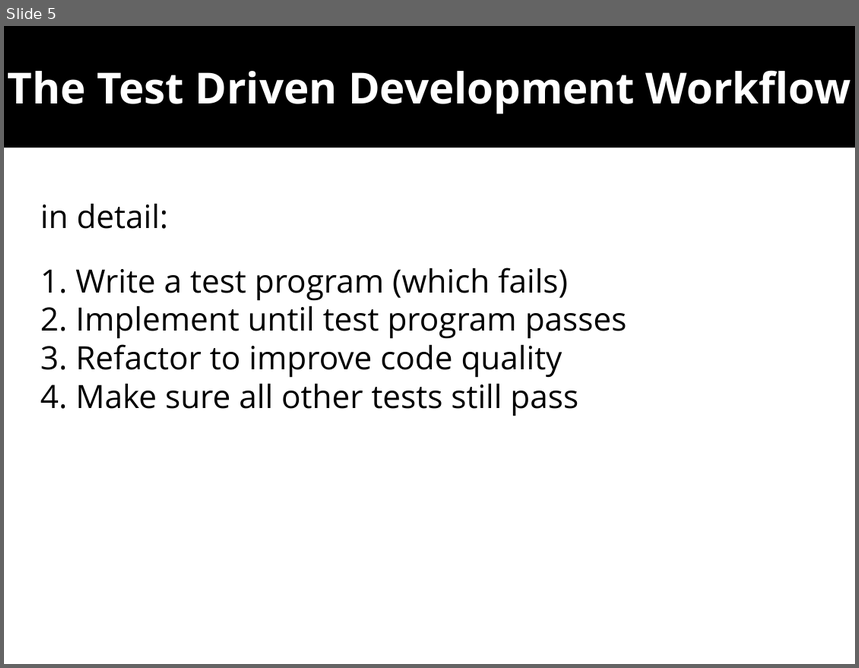
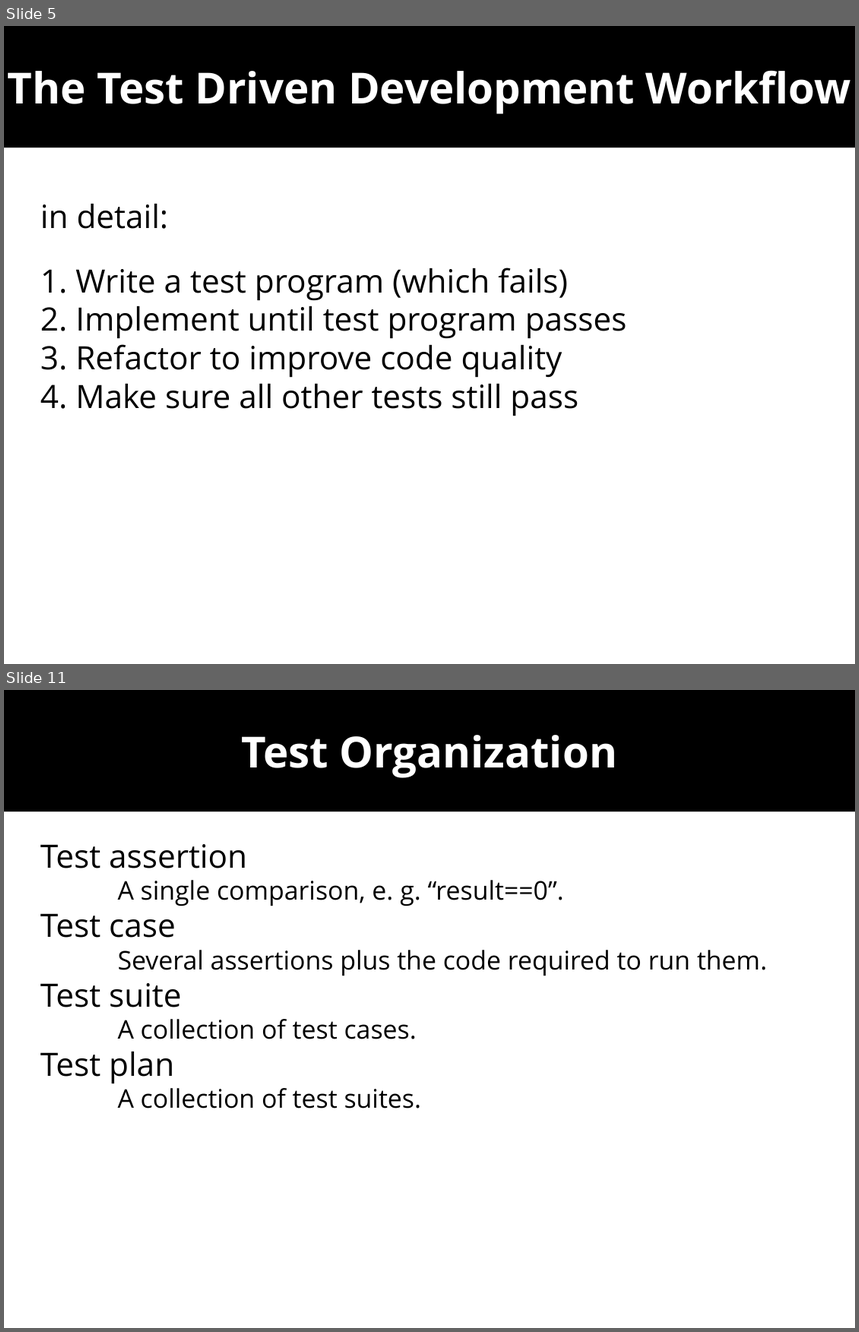
Before and after one commit to wolframroesler/Talks, a slide deck: tdd.odp. Shown one above the other, each under a label of ours: slide 5 before the commit, slides 5 and 11 after it; the slides between them are not shown. The pictures are 859x668 and 859x1332 pixels, drawn with LibreOffice and Linux fonts; fonts in the diff are those of the drawing. Boxes give left, top, right and bottom in pixels: in the first picture for what was removed or moved away, otherwise in the second. Text is boxed around its words. In the diff, an @@ line names an element or a change of style, - is before the commit and + after.

```diff
--- a/tdd.odp
+++ b/tdd.odp
@@ slide 11 added at <box>4,690,855,1328</box>, background #FFFFFF @@
@@ subtitle added at <box>4,690,855,812</box>, fill #000000, 40 pt, text #FFFFFF, bold @@
+Test Organization
@@ text added at <box>40,844,767,1109</box>, 24 pt, text #000000 @@
+Test assertion
+A single comparison, e. g. “result==0”.
+Test case
+Several assertions plus the code required to run them.
+Test suite
+A collection of test cases.
+Test plan
+A collection of test suites.
```
Also in this commit, not shown: 4 slides changed, 8 other slides added.
